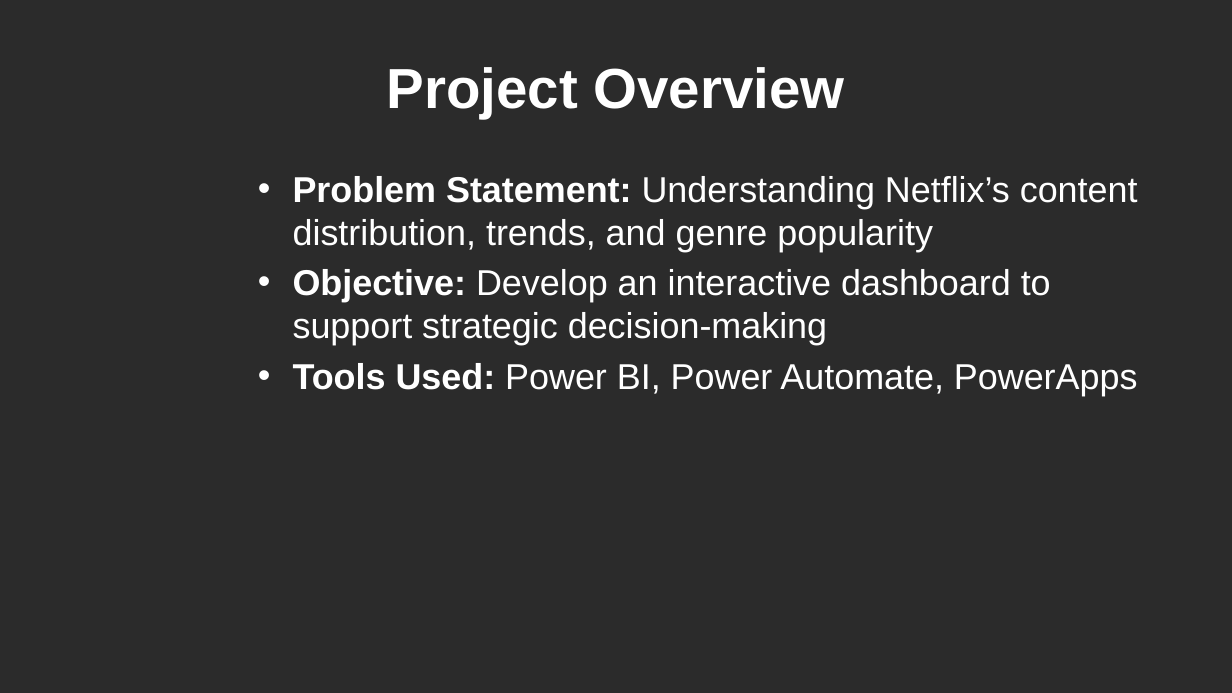
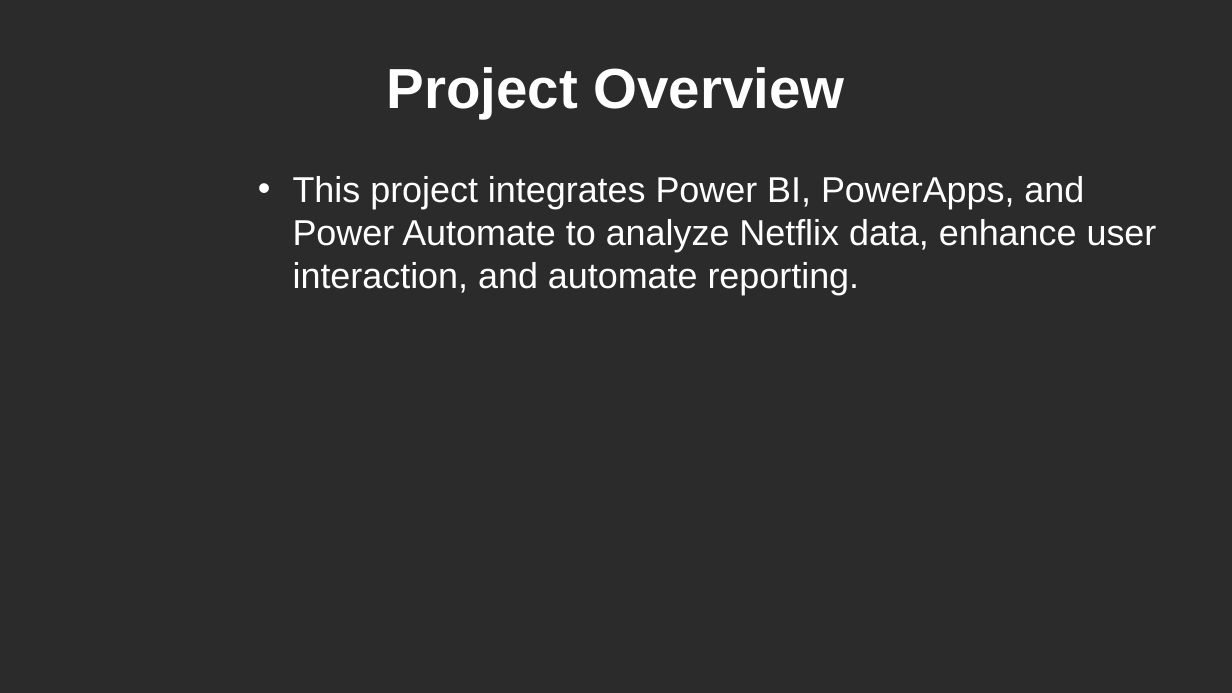
Before and after one commit to SubhaprathaSRK/NetflixAnalysis-Using-PowerBI, a slide deck: slide 2 of Netflix_Data_Analysis_Presentation.pptx. Drawn at 1232x693 pixels with LibreOffice and Linux fonts; fonts in the diff are those of the drawing; background and template pictures are left out; a plain dark background stands for a picture behind light text. Boxes give left, top, right and bottom in pixels: in the first picture for what was removed or moved away, otherwise in the second. Text is boxed around its words. In the diff, an @@ line names an element or a change of style, - is before the commit and + after.

```diff
--- a/Netflix_Data_Analysis_Presentation.pptx
+++ b/Netflix_Data_Analysis_Presentation.pptx
@@ text at (293,176,1157,295): text changed @@
-• Problem Statement: Understanding Netflix’s content distribution, trends, and genre popularity
-• Objective: Develop an interactive dashboard to support strategic decision-making
-• Tools Used: Power BI, Power Automate, PowerApps
+• This project integrates Power BI, PowerApps, and Power Automate to analyze Netflix data, enhance user interaction, and automate reporting.
```
Also in this commit, not shown: 9 other slides changed, 4 slides added.
